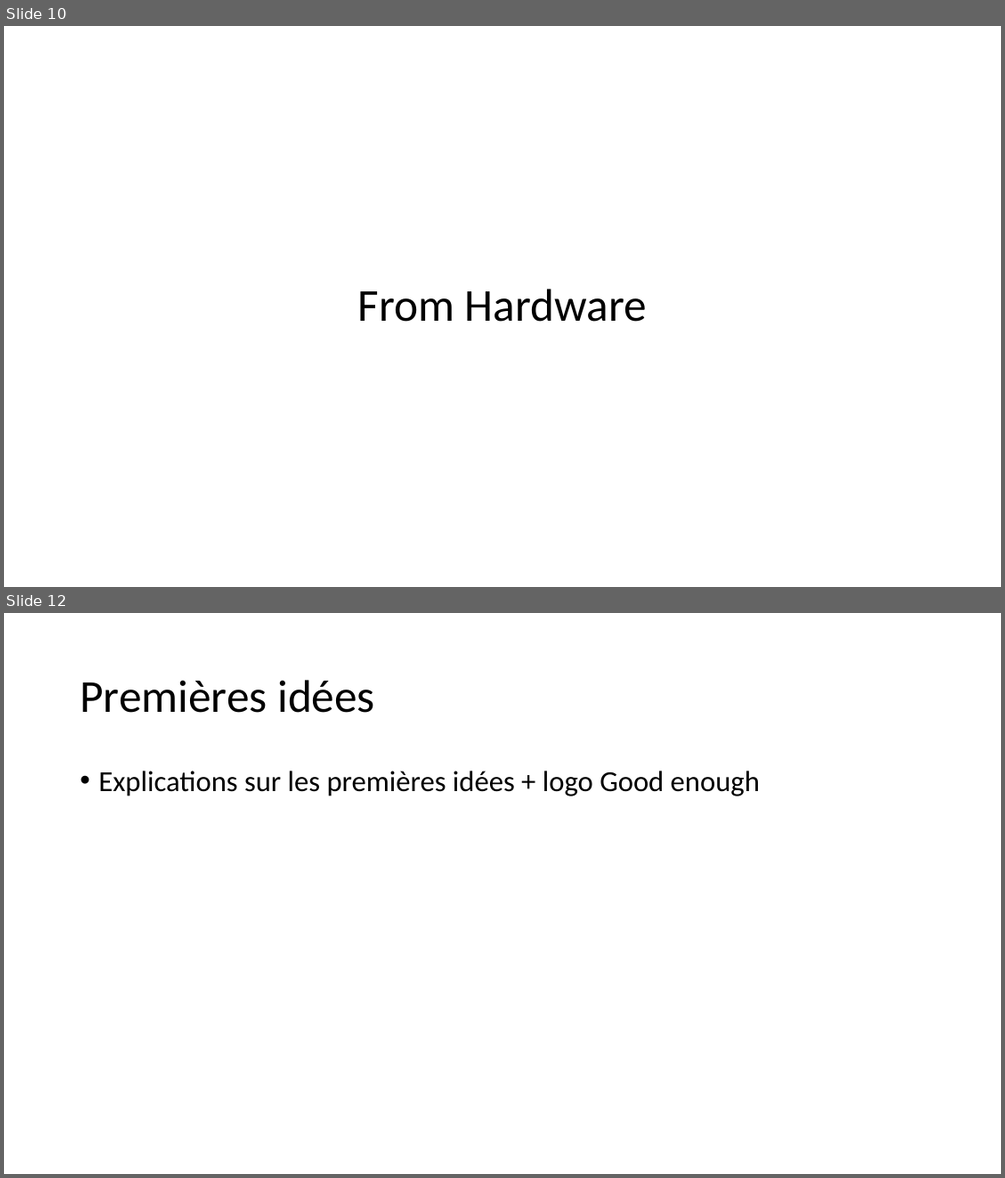
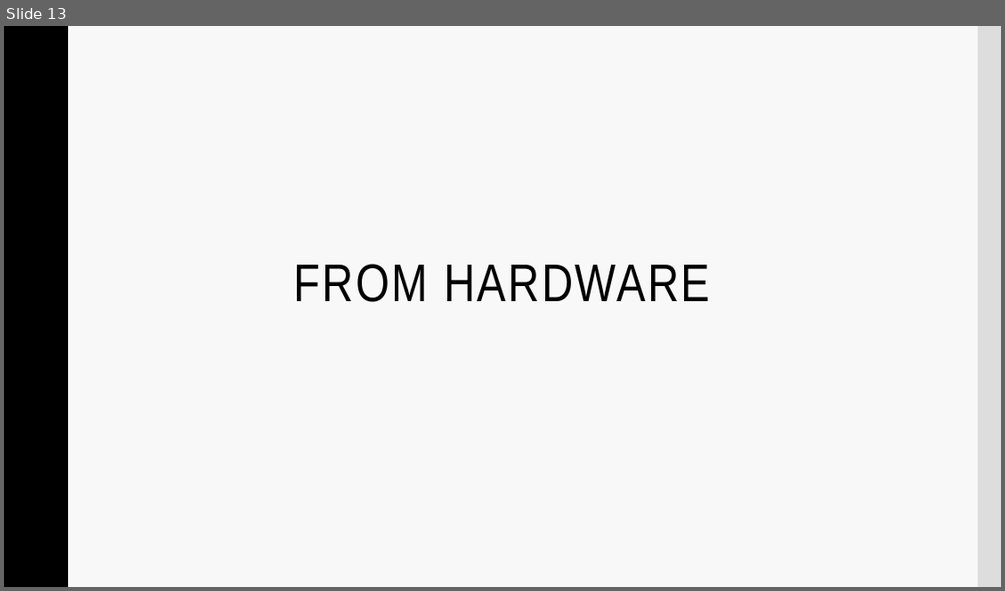
Before and after one commit to Frizzbii/Serious-Game-MMI, a slide deck: presentation.pptx. Shown one above the other, each under a label of ours: slides 10 and 12 before the commit, slide 13 after it; the slides between them are not shown. The pictures are 1005x1178 and 1005x591 pixels, drawn with LibreOffice and Linux fonts; fonts in the diff are those of the drawing; background and template pictures are left out. Boxes give left, top, right and bottom in pixels: in the first picture for what was removed or moved away, otherwise in the second. Text is boxed around its words. In the diff, an @@ line names an element or a change of style, - is before the commit and + after.

```diff
--- a/presentation.pptx
+++ b/presentation.pptx
@@ slide 12 removed at <box>4,613,1001,1174</box>, background #FFFFFF @@
@@ title removed at <box>80,680,375,713</box> @@
-Premières idées
@@ text removed at <box>98,771,760,796</box> @@
-• Explications sur les premières idées + logo Good enough
@@ what was slide 10 is now slide 13 @@
@@ slide 13 changed as well @@
@@ background #FFFFFF to #F8F8F8 @@
@@ rectangle added at <box>4,26,67,587</box>, fill #000000, outline #000000 1 pt @@
@@ rectangle added at <box>978,26,1001,587</box>, fill #DDDDDD @@
@@ title "FROM HARDWARE" at <box>294,264,711,302</box>: vertical alignment middle to top @@
@@ title at <box>294,264,711,302</box>: text changed; size 44 to 51 pt; font Calibri to Arial Narrow @@
-From Hardware
+FROM HARDWARE
```
Also in this commit, not shown: 11 other slides changed, 4 slides added, 7 other slides removed.
